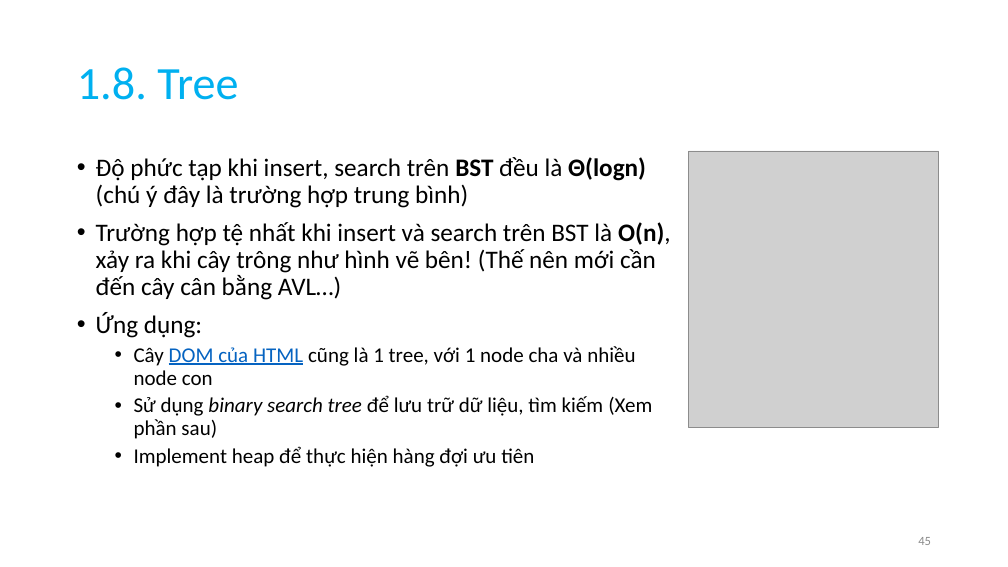
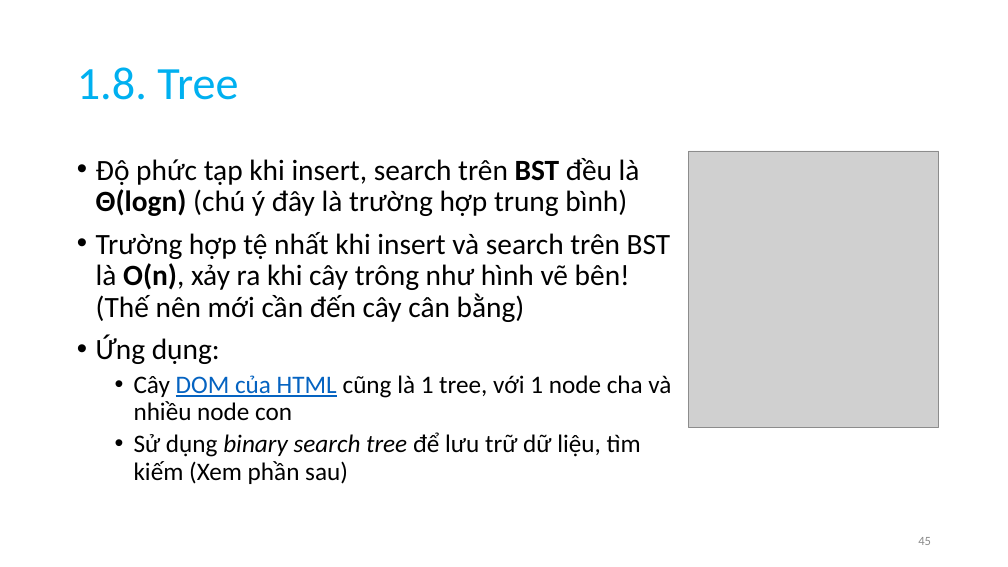
Before and after one commit to anhtuta/Notes, a slide deck: slide 45 of DSA.pptx. Drawn at 1008x567 pixels with LibreOffice and Linux fonts; fonts in the diff are those of the drawing; grey boxes stand for pictures. Boxes give left, top, right and bottom in pixels: in the first picture for what was removed or moved away, otherwise in the second. Text is boxed around its words. In the diff, an @@ line names an element or a change of style, - is before the commit and + after.

```diff
--- a/DSA.pptx
+++ b/DSA.pptx
@@ text at (96, 158, 671, 484): size 24 to 28 pt in "Độ phức tạp khi insert, search trên ...", "Ứng dụng:"; size 20 to 24 pt in "Cây DOM của HTML cũng là 1 ...", "Sử dụng binary search tree để lưu ..." @@
@@ text at (96, 232, 671, 322): text changed; size 24 to 28 pt @@
-• Trường hợp tệ nhất khi insert và search trên BST là O(n), xảy ra khi cây trông như hình vẽ bên! (Thế nên mới cần đến cây cân bằng AVL…)
+• Trường hợp tệ nhất khi insert và search trên BST là O(n), xảy ra khi cây trông như hình vẽ bên! (Thế nên mới cần đến cây cân bằng)
@@ text at (134, 446, 534, 467): paragraph removed @@
-  • Implement heap để thực hiện hàng đợi ưu tiên
```
Also in this commit, not shown: 27 other slides changed, 4 slides added, 1 slide removed.
